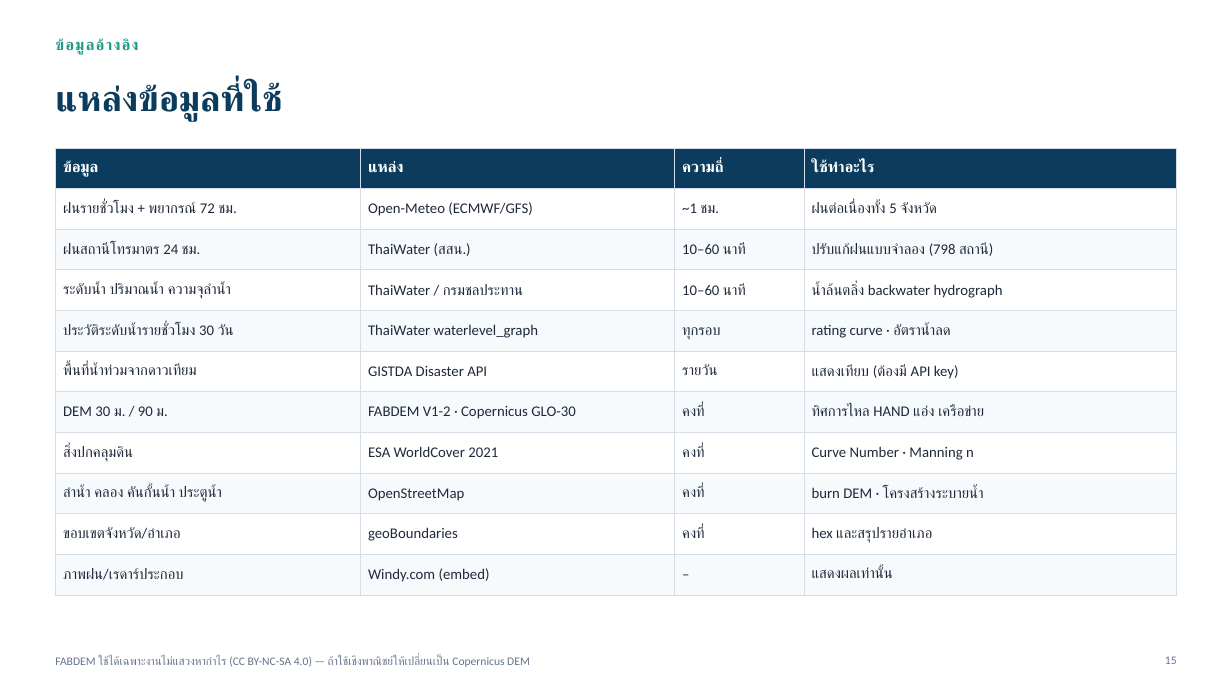
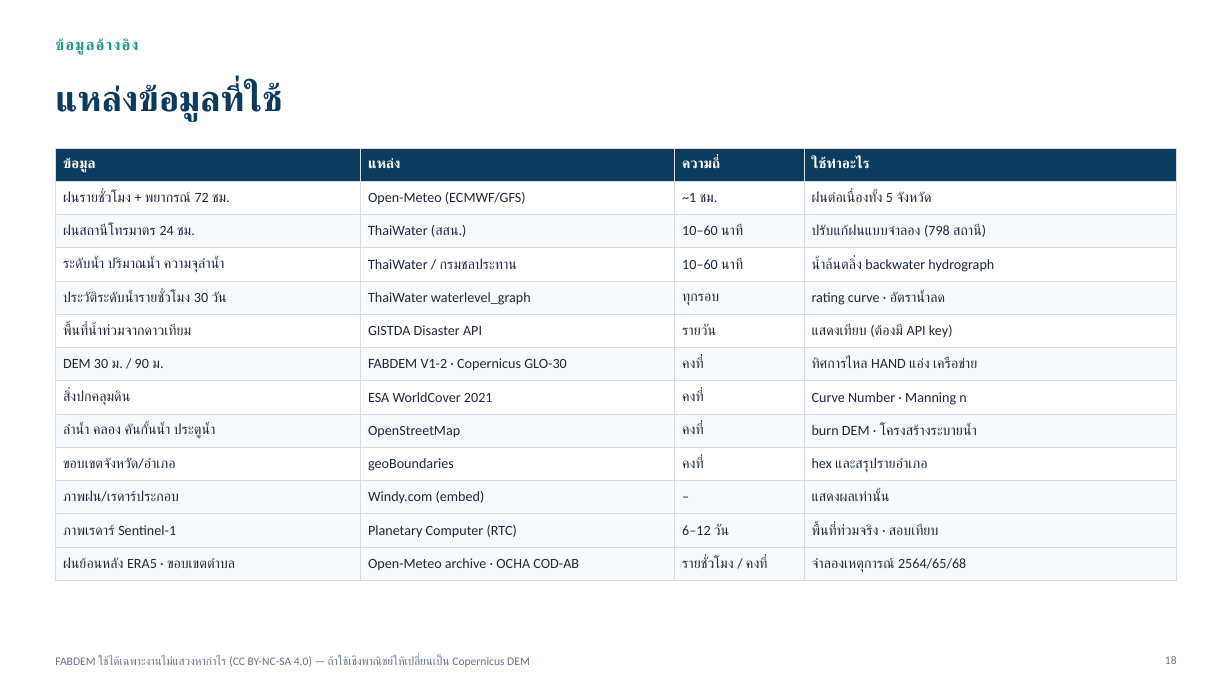
Before and after one commit to att-geo/nakhonsawan-flood, a slide deck: slide 18 of docs/report/NakhonSawanFlood_ผู้บริหารและทีมเทคนิค.pptx (slide 15 before the commit). Drawn at 1232x693 pixels with LibreOffice and Linux fonts; fonts in the diff are those of the drawing. Boxes give left, top, right and bottom in pixels: in the first picture for what was removed or moved away, otherwise in the second. Text is boxed around its words. In the diff, an @@ line names an element or a change of style, - is before the commit and + after.

```diff
--- a/docs/report/NakhonSawanFlood_ผู้บริหารและทีมเทคนิค.pptx
+++ b/docs/report/NakhonSawanFlood_ผู้บริหารและทีมเทคนิค.pptx
@@ table at (55,148,1177,577) @@
+row 12: ภาพเรดาร์ Sentinel-1 | Planetary Computer (RTC) | 6–12 วัน | พื้นที่ท่วมจริง · สอบเทียบ
+row 13: ฝนย้อนหลัง ERA5 · ขอบเขตตำบล | Open-Meteo archive · OCHA COD-AB | รายชั่วโมง / คงที่ | จำลองเหตุการณ์ 2564/65/68
@@ page number at (1165,656,1177,664): text changed @@
-15
+18
```
Also in this commit, not shown: 9 other slides changed, 3 slides added, 3 other files.
